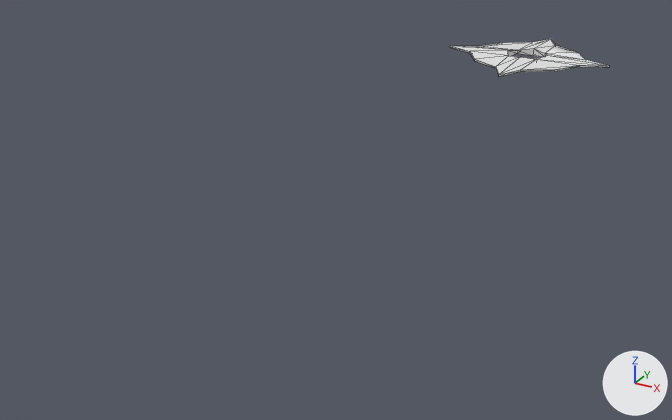
The glTF model injury-system/Entities/Player/Projectiles/star.glb: old version first, new version second.
Rendered twice from a 50 mm lens placed at (0.153, -0.499, 0.13), pointed at (-0.019, -0.185, -0.026). Arrows for +X, +Y and +Z are at lower right; the lights stay in place. The older version comes first. Mesh edges are drawn as thin lines.

The first picture shows 'Star'.
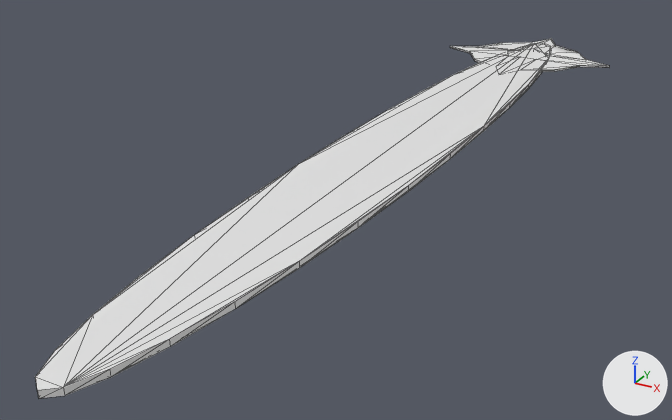
Commit message: feat: projectile trails

Patch to the scene script:
```diff
--- a/injury-system/Entities/Player/Projectiles/star.glb.py
+++ b/injury-system/Entities/Player/Projectiles/star.glb.py
@@ me_cylinder @@
+me_cylinder.from_pydata(...)  # a 32-sided cylinder along z spanning x -1.0..1.0, y -1.0..1.0, z -1.0..1.0
@@ ob_star_trail @@
+ob_star_trail = bpy.data.objects.new('Star.Trail', me_cylinder)
+ob_star_trail.parent = ob_star
+ob_star_trail.location = (0.0, -0.169, 0.000423)
+ob_star_trail.scale = (-0.0238, -0.2, -0.00121)
```

Where the change shows, as pixel boxes [x1, y1, x2, y2] in the pictures (672 x 420 px):
'Star.Trail', added
    after: [35, 43, 551, 398]
